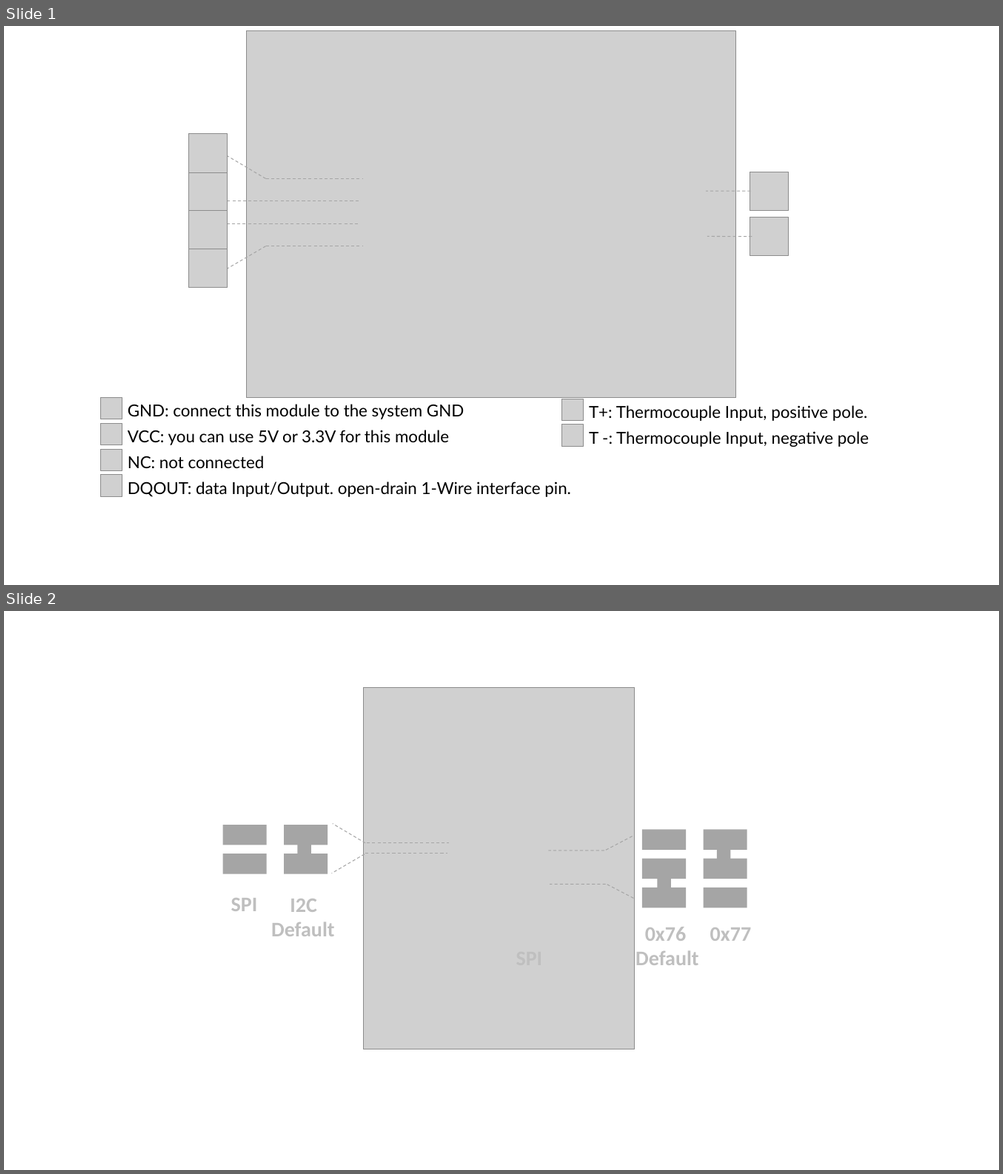
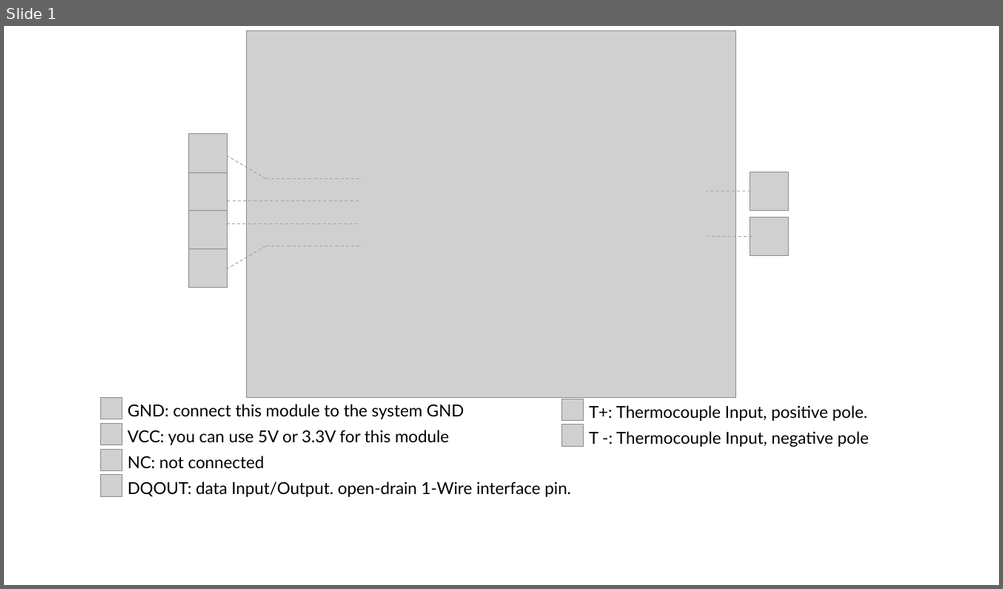
Before and after one commit to SeeedDocument/Grove-1_Wire_Themocouple_Amplifier-MAX31850K, a slide deck: img/pin_map.pptx. Shown one above the other, each under a label of ours: slides 1 and 2 before the commit, slide 1 after it. The pictures are 1003x1174 and 1003x589 pixels, drawn with LibreOffice and Linux fonts; fonts in the diff are those of the drawing; grey boxes stand for pictures. Boxes give left, top, right and bottom in pixels: in the first picture for what was removed or moved away, otherwise in the second. Text is boxed around its words. In the diff, an @@ line names an element or a change of style, - is before the commit and + after.

```diff
--- a/img/pin_map.pptx
+++ b/img/pin_map.pptx
@@ slide 2 removed at box(4, 611, 999, 1170), background #FFFFFF @@
@@ picture removed at box(363, 688, 634, 1050) @@
@@ line removed from (365, 843) to (333, 823) @@
@@ rectangle removed at box(642, 829, 686, 850) @@
@@ rectangle removed at box(703, 829, 747, 850) @@
@@ group removed at box(222, 825, 328, 874): 5 rectangles @@
@@ line removed from (364, 854) to (332, 874) @@
@@ line removed from (366, 854) to (448, 854) @@
@@ line removed from (367, 843) to (449, 843) @@
@@ line removed from (605, 851) to (549, 851) @@
@@ line removed from (606, 851) to (633, 836) @@
@@ rectangle removed at box(717, 845, 730, 865) @@
@@ rectangle removed at box(642, 859, 686, 879) @@
@@ rectangle removed at box(657, 874, 670, 894) @@
@@ rectangle removed at box(703, 859, 747, 879) @@
@@ text removed at box(231, 898, 258, 911) @@
-SPI
@@ text removed at box(271, 899, 334, 937) @@
-I2C
-Default
@@ line removed from (606, 885) to (549, 884) @@
@@ line removed from (607, 885) to (634, 899) @@
@@ rectangle removed at box(642, 888, 686, 908) @@
@@ rectangle removed at box(703, 888, 747, 908) @@
@@ text removed at box(635, 927, 698, 965) @@
-0x76
-Default
@@ text removed at box(710, 928, 751, 941) @@
-0x77
```
Also in this commit, not shown: 1 slide changed, 3 slides added, 5 other files.
